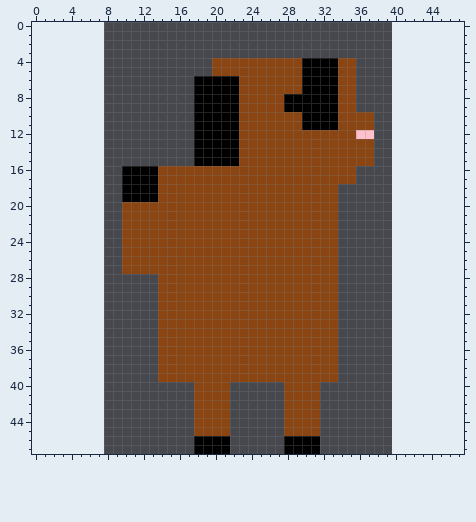
Pixel-art sprite, stored at internal/game/assets/dog.png. Above is the file before it was changed.
The file is 32x48 pixels. The old version is drawn lined up with the new one, on the new canvas.
Once edited:
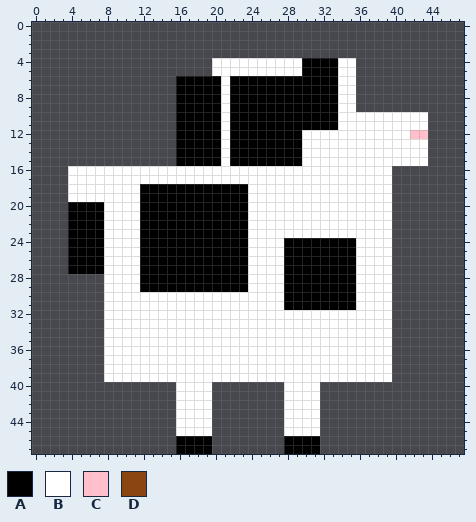
Palette (. is transparent): A #000000  B #ffffff  C #ffc0cb  D #8b4513
Changes in this commit:
canvas 32x48 -> 48x48, the old top-left corner now at 8,0
Changed rows in their new state; - is an unchanged pixel.
first column x 4:
 4 ----------------BBBBBBBBBB----BB--------
 5 ----------------BBBBBBBBBB----BB--------
 6 ------------AA---B-AAAAAAA----BB--------
 7 ------------AA---B-AAAAAAA----BB--------
 8 ------------AA---B-AAAAA------BB--------
 9 ------------AA---B-AAAAA------BB--------
10 ------------AA---B-AAAAAAA----BBBBBBBBBB
11 ------------AA---B-AAAAAAA----BBBBBBBBBB
12 ------------AA---B-AAAAAAABBBBBBBBBBBBCC
13 ------------AA---B-AAAAAAABBBBBBBBBBBBBB
14 ------------AA---B-AAAAAAABBBBBBBBBBBBBB
15 ------------AA---B-AAAAAAABBBBBBBBBBBBBB
16 BBBBBBBBBBBBBBBBBBBBBBBBBBBBBBBBBBBB----
17 BBBBBBBBBBBBBBBBBBBBBBBBBBBBBBBBBBBB----
18 BBBBBBBB--AAAAAAAAAABBBBBBBBBBBBBBBB----
19 BBBBBBBB--AAAAAAAAAABBBBBBBBBBBBBBBB----
20 AAAABBBBAAAAAAAAAAAABBBBBBBBBBBBBBBB----
21 AAAABBBBAAAAAAAAAAAABBBBBBBBBBBBBBBB----
22 AAAABBBBAAAAAAAAAAAABBBBBBBBBBBBBBBB----
23 AAAABBBBAAAAAAAAAAAABBBBBBBBBBBBBBBB----
24 AAAABBBBAAAAAAAAAAAABBBBAAAAAAAABBBB----
25 AAAABBBBAAAAAAAAAAAABBBBAAAAAAAABBBB----
26 AAAABBBBAAAAAAAAAAAABBBBAAAAAAAABBBB----
27 AAAABBBBAAAAAAAAAAAABBBBAAAAAAAABBBB----
28 ----BBBBAAAAAAAAAAAABBBBAAAAAAAABBBB----
29 ----BBBBAAAAAAAAAAAABBBBAAAAAAAABBBB----
30 ----BBBBBBBBBBBBBBBBBBBBAAAAAAAABBBB----
31 ----BBBBBBBBBBBBBBBBBBBBAAAAAAAABBBB----
32 ----BBBBBBBBBBBBBBBBBBBBBBBBBBBBBBBB----
33 ----BBBBBBBBBBBBBBBBBBBBBBBBBBBBBBBB----
34 ----BBBBBBBBBBBBBBBBBBBBBBBBBBBBBBBB----
35 ----BBBBBBBBBBBBBBBBBBBBBBBBBBBBBBBB----
36 ----BBBBBBBBBBBBBBBBBBBBBBBBBBBBBBBB----
37 ----BBBBBBBBBBBBBBBBBBBBBBBBBBBBBBBB----
38 ----BBBBBBBBBBBBBBBBBBBBBBBBBBBBBBBB----
39 ----BBBBBBBBBBBBBBBBBBBBBBBBBBBBBBBB----
40 ------------BBBB..------BBBB------------
41 ------------BBBB..------BBBB------------
42 ------------BBBB..------BBBB------------
43 ------------BBBB..------BBBB------------
44 ------------BBBB..------BBBB------------
45 ------------BBBB..------BBBB------------
46 ------------AA--..----------------------
47 ------------AA--..----------------------
Where, in picture pixels (left, top, right, bottom), the same in both pictures:
changed: (68, 58, 428, 454)
